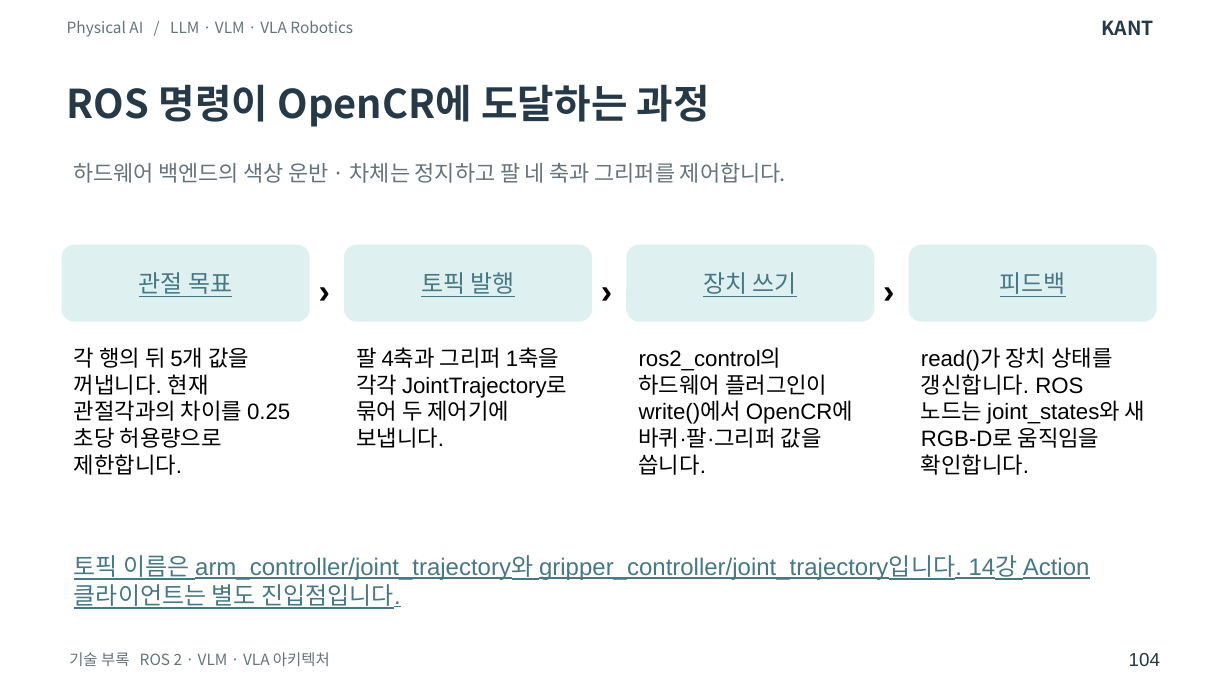
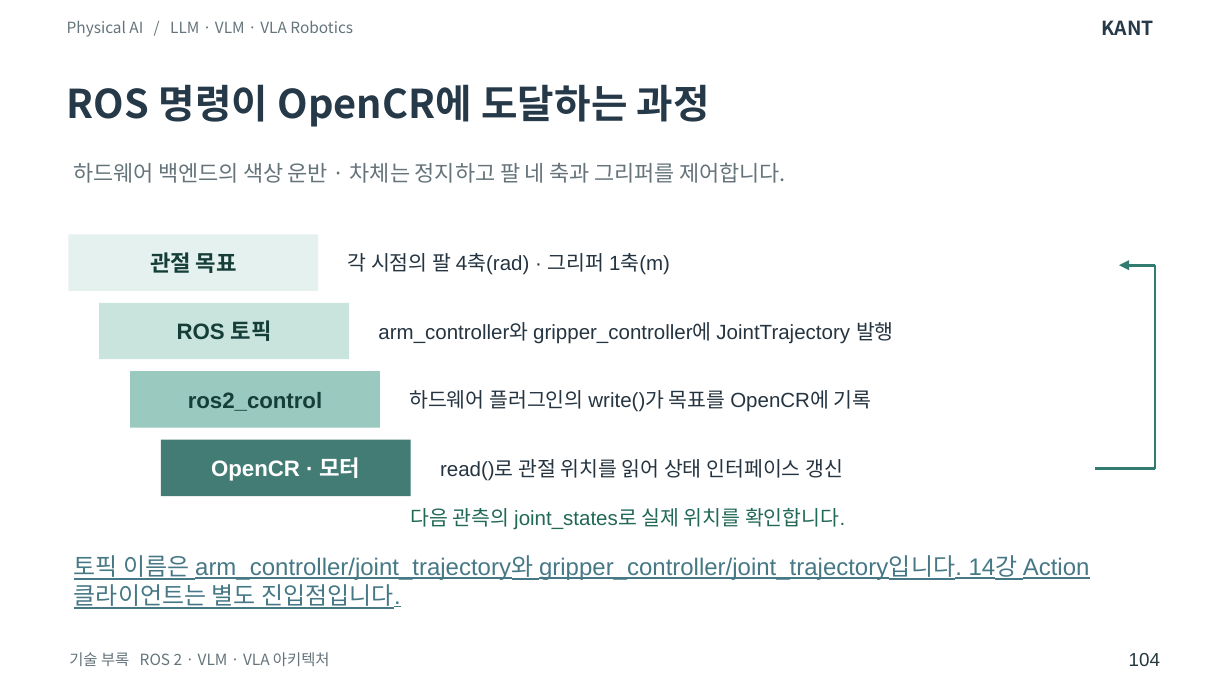
Before and after one commit to SpartaPA/waffle-mpx-lyrical, a slide deck: slide 104 of lessons/14-18/lessons-14-18.pptx. Drawn at 1232x693 pixels with LibreOffice and Linux fonts; fonts in the diff are those of the drawing. Boxes give left, top, right and bottom in pixels: in the first picture for what was removed or moved away, otherwise in the second. Text is boxed around its words. In the diff, an @@ line names an element or a change of style, - is before the commit and + after.

Commit message:
센서 시간축과 모델 결합도, 실행 경로 비교를 각각 다른 도식으로 정리했습니다

```diff
--- a/lessons/14-18/lessons-14-18.pptx
+++ b/lessons/14-18/lessons-14-18.pptx
@@ rectangle "관절 목표": place and size @@
-rectangle "관절 목표" at [62, 245, 309, 322]
+rectangle "관절 목표" at [69, 234, 319, 291]
@@ rectangle "관절 목표" at [69, 234, 319, 291]: size 14 to 13 pt, text colour #467886 to #163E39, bold on, underline off; rounded rectangle to rectangle; fill #DEF0F0 to #E5F1EF @@
@@ text removed at [307, 256, 355, 323] @@
-›
@@ rounded rectangle removed at [344, 245, 591, 322] @@
-토픽 발행
@@ text added at [348, 253, 670, 275], 12 pt, text #253441 @@
+각 시점의 팔 4축(rad) · 그리퍼 1축(m)
@@ text removed at [589, 256, 637, 323] @@
-›
@@ rounded rectangle removed at [626, 245, 873, 322] @@
-장치 쓰기
@@ text removed at [871, 256, 919, 323] @@
-›
@@ rounded rectangle removed at [909, 245, 1157, 322] @@
-피드백
@@ arrow added from (1156, 265) to (1119, 265), #327B70 1.7 pt @@
@@ line added from (1156, 469) to (1156, 265), #327B70 1.7 pt @@
@@ rectangle added at [100, 303, 350, 360], fill #C9E4DD, 13 pt, text #163E39, bold @@
+ROS 토픽
@@ text added at [378, 322, 894, 344], 12 pt, text #253441 @@
+arm_controller와 gripper_controller에 JointTrajectory 발행
@@ text removed at [74, 347, 290, 475] @@
-각 행의 뒤 5개 값을 꺼냅니다. 현재 관절각과의 차이를 0.25초당 허용량으로 제한합니다.
@@ text removed at [356, 347, 567, 448] @@
-팔 4축과 그리퍼 1축을 각각 JointTrajectory로 묶어 두 제어기에 보냅니다.
@@ text removed at [639, 348, 853, 475] @@
-ros2_control의 하드웨어 플러그인이 write()에서 OpenCR에 바퀴·팔·그리퍼 값을 씁니다.
@@ text removed at [921, 347, 1145, 475] @@
-read()가 장치 상태를 갱신합니다. ROS 노드는 joint_states와 새 RGB-D로 움직임을 확인합니다.
@@ rectangle added at [131, 371, 381, 428], fill #9AC9BF, 13 pt, text #163E39, bold @@
+ros2_control
@@ text added at [409, 390, 872, 412], 12 pt, text #253441 @@
+하드웨어 플러그인의 write()가 목표를 OpenCR에 기록
@@ rectangle added at [161, 440, 411, 496], fill #427C74, 13 pt, text #FFFFFF, bold @@
+OpenCR · 모터
@@ text added at [440, 459, 844, 481], 12 pt, text #253441 @@
+read()로 관절 위치를 읽어 상태 인터페이스 갱신
@@ line added from (1095, 469) to (1156, 469), #327B70 1.7 pt @@
@@ text added at [411, 508, 845, 530], 12 pt, text #216857 @@
+다음 관측의 joint_states로 실제 위치를 확인합니다.
```
Also in this commit, not shown: 17 other slides changed.
